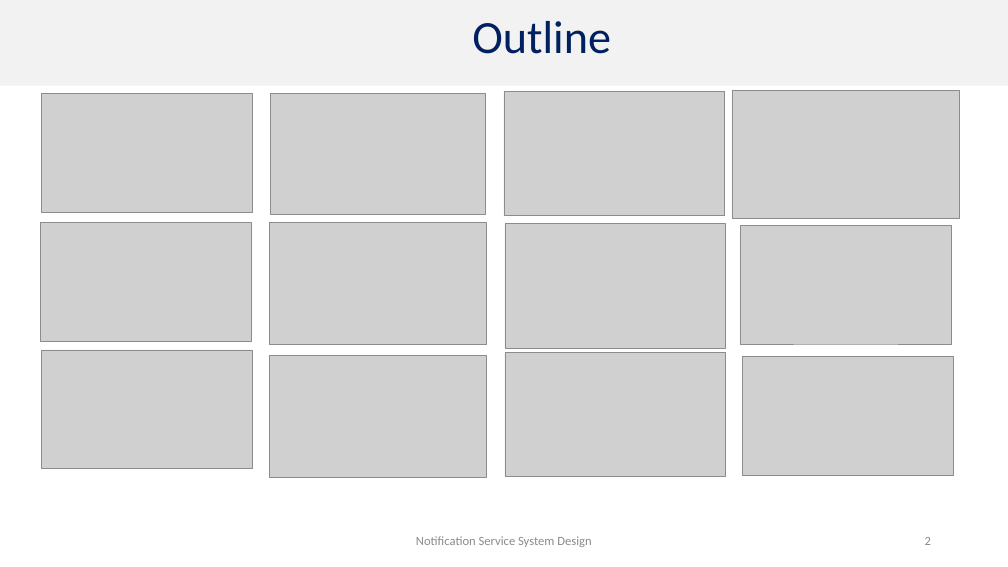
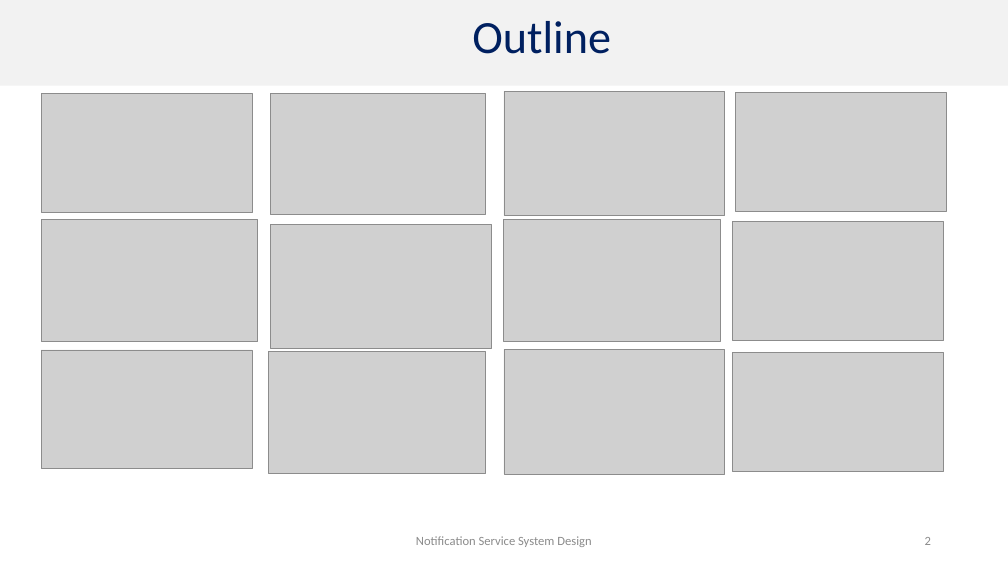
Before and after one commit to ab0vethesky/Notification-Service, a slide deck: slide 2 of Notification Service System Design.pptx. Drawn at 1008x567 pixels with LibreOffice and Linux fonts; fonts in the diff are those of the drawing; grey boxes stand for pictures. Boxes give left, top, right and bottom in pixels: in the first picture for what was removed or moved away, otherwise in the second. Text is boxed around its words. In the diff, an @@ line names an element or a change of style, - is before the commit and + after.

```diff
--- a/Notification Service System Design.pptx
+++ b/Notification Service System Design.pptx
@@ picture: place and size @@
-picture at <box>733,91,960,219</box>
+picture at <box>736,93,947,212</box>
@@ picture: place and size @@
-picture at <box>40,223,251,342</box>
+picture at <box>41,220,258,342</box>
@@ picture: place and size @@
-picture at <box>270,223,487,345</box>
+picture at <box>271,225,492,349</box>
@@ picture: place and size @@
-picture at <box>505,224,726,348</box>
+picture at <box>504,220,721,342</box>
@@ picture: place and size @@
-picture at <box>740,225,951,344</box>
+picture at <box>733,222,944,340</box>
@@ picture: place and size @@
-picture at <box>270,355,487,477</box>
+picture at <box>268,352,485,473</box>
@@ picture: place and size @@
-picture at <box>743,356,954,475</box>
+picture at <box>733,352,944,471</box>
```
Also in this commit, not shown: 6 other slides changed, 1 slide added, 1 slide removed.
